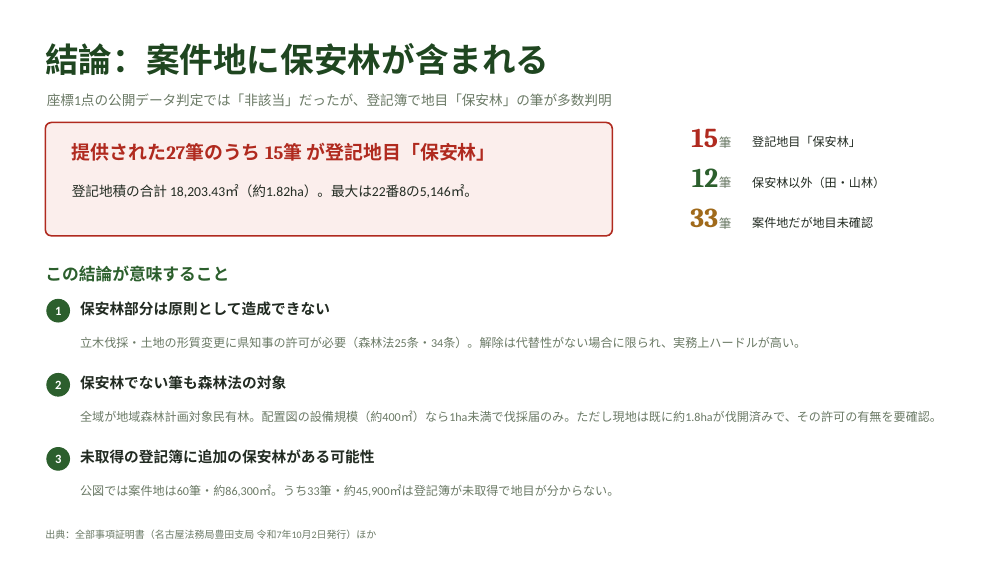
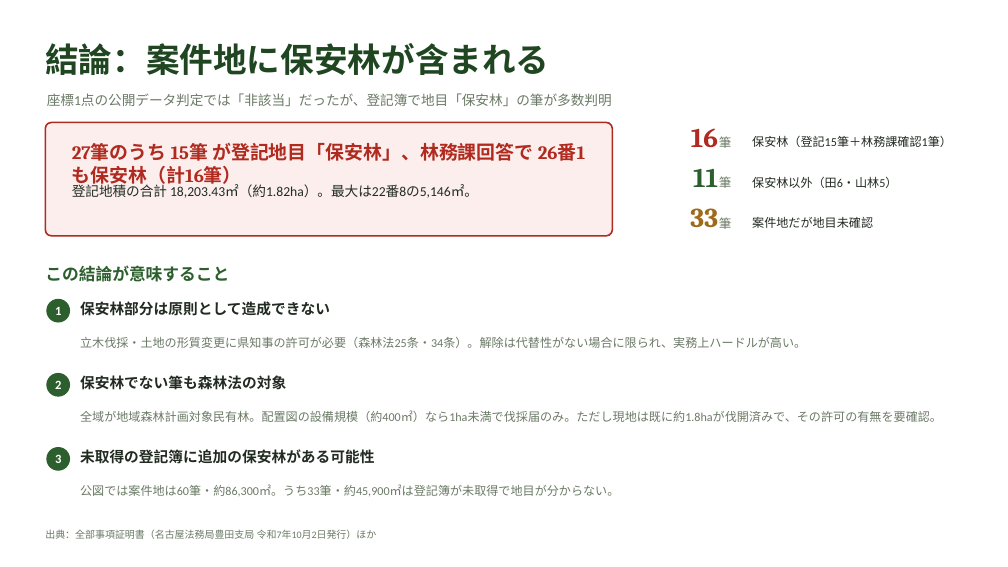
Before and after one commit to yonomotozumi-spec/battery-storage-dd, a slide deck: slide 2 of docs/保安林確認_岡崎市板田町.pptx. Drawn at 1008x567 pixels with LibreOffice and Linux fonts; fonts in the diff are those of the drawing. Boxes give left, top, right and bottom in pixels: in the first picture for what was removed or moved away, otherwise in the second. Text is boxed around its words. In the diff, an @@ line names an element or a change of style, - is before the commit and + after.

```diff
--- a/docs/保安林確認_岡崎市板田町.pptx
+++ b/docs/保安林確認_岡崎市板田町.pptx
@@ text at (x1=72, y1=143, x2=585, y2=187): text changed @@
-提供された27筆のうち 15筆 が登記地目「保安林」
+27筆のうち 15筆 が登記地目「保安林」、林務課回答で 26番1 も保安林（計16筆）
@@ text at (x1=691, y1=128, x2=718, y2=147): text changed @@
-15
+16
@@ text at (x1=752, y1=136, x2=952, y2=147): text changed @@
-登記地目「保安林」
+保安林（登記15筆＋林務課確認1筆）
@@ text at (x1=693, y1=168, x2=718, y2=187): text changed @@
-12
+11
@@ text at (x1=752, y1=177, x2=897, y2=188): text changed @@
-保安林以外（田・山林）
+保安林以外（田6・山林5）
```
Also in this commit, not shown: 3 other slides changed, 1 slide added, 4 other files.
